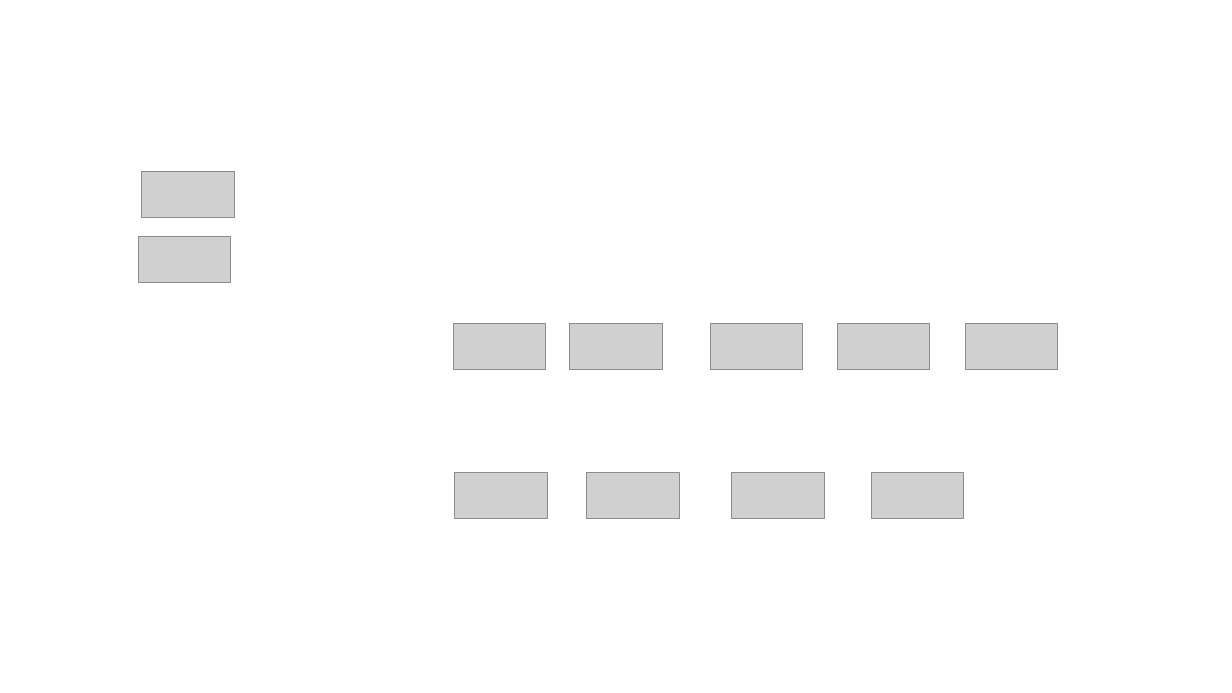
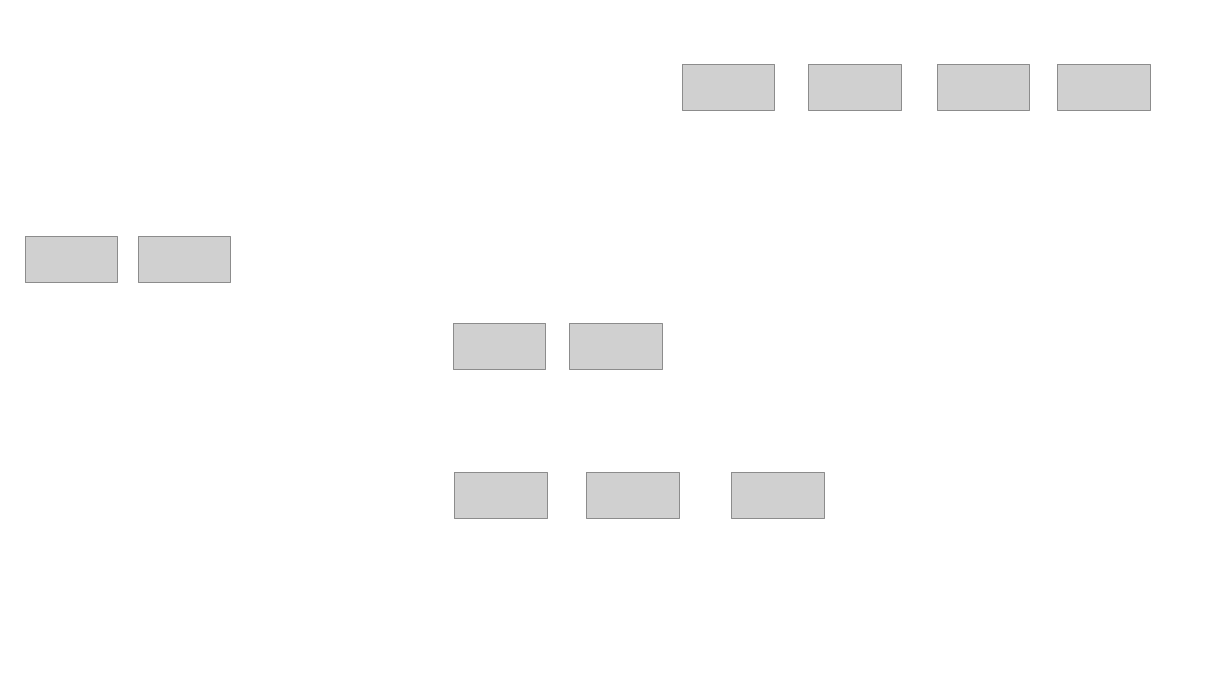
Before and after one commit to SebStrug/ML-for-Chinese-Calligraphy, a slide deck: slide 15 of Compiled graphs.pptx. Drawn at 1232x693 pixels with LibreOffice and Linux fonts; fonts in the diff are those of the drawing; grey boxes stand for pictures. Boxes give left, top, right and bottom in pixels: in the first picture for what was removed or moved away, otherwise in the second. Text is boxed around its words. In the diff, an @@ line names an element or a change of style, - is before the commit and + after.

```diff
--- a/Compiled graphs.pptx
+++ b/Compiled graphs.pptx
@@ picture: place and size @@
-picture at (711, 323, 803, 370)
+picture at (683, 64, 775, 110)
@@ picture: place and size @@
-picture at (837, 323, 930, 370)
+picture at (810, 64, 902, 110)
@@ picture: place and size @@
-picture at (966, 323, 1058, 370)
+picture at (937, 64, 1030, 110)
@@ picture: place and size @@
-picture at (872, 473, 964, 519)
+picture at (1058, 64, 1151, 110)
@@ picture: place and size @@
-picture at (142, 171, 235, 217)
+picture at (25, 237, 117, 283)
```
Also in this commit, not shown: 1 other slide changed.
